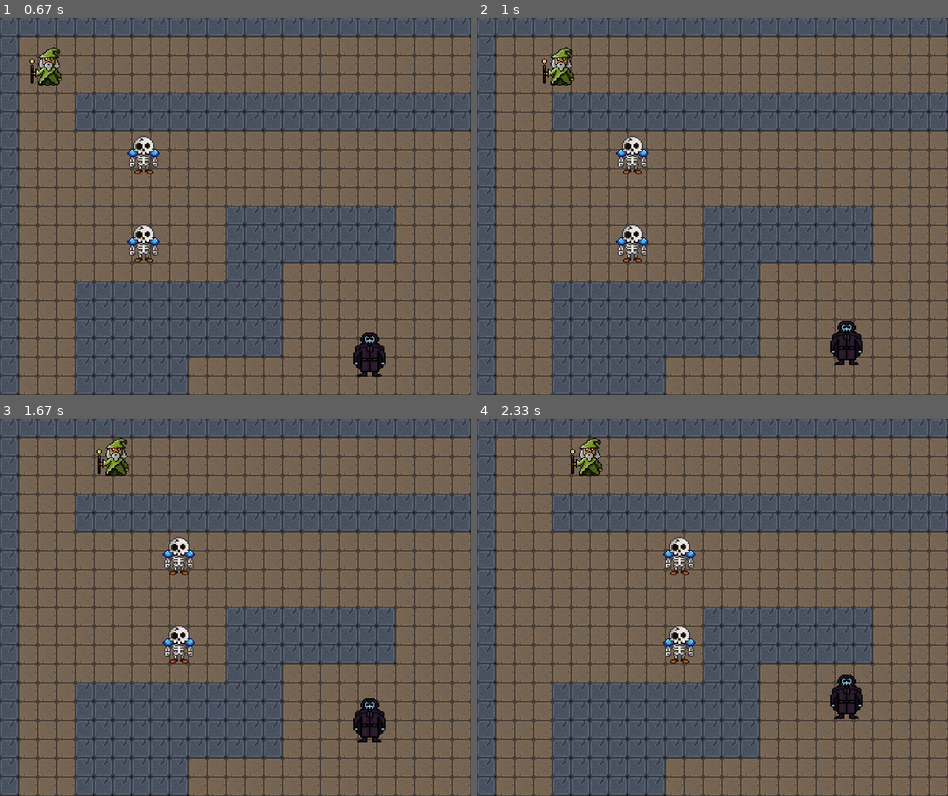
Above: before the commit, frames 1-4 (two rows, left to right).
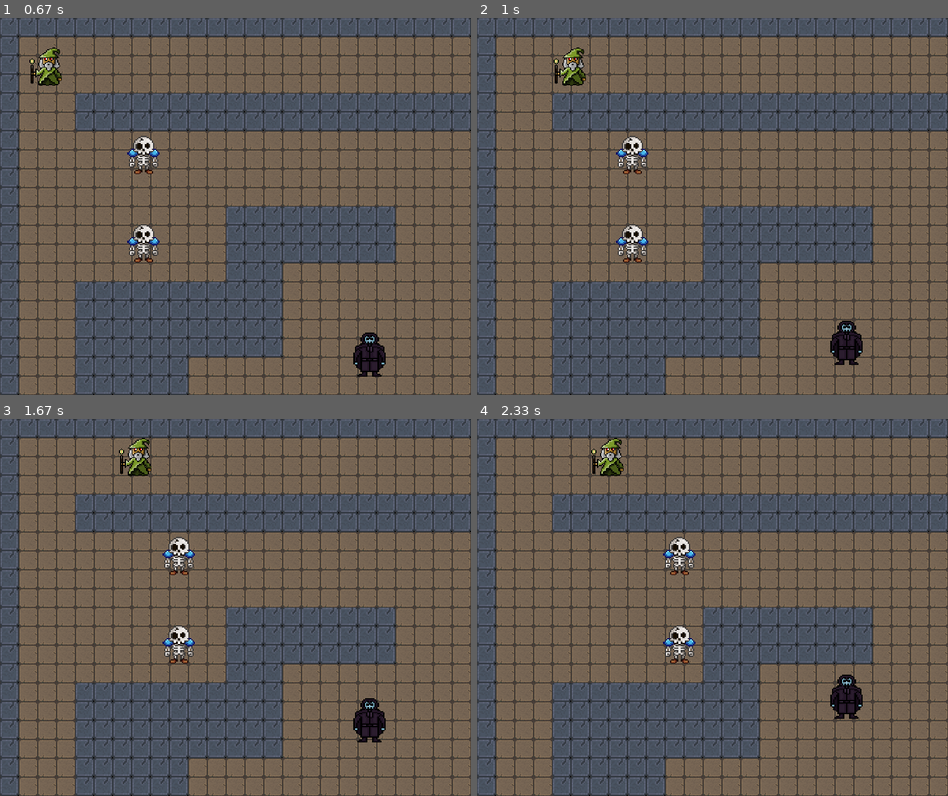
Above: after the commit, the same moments.

Repository: the-akira/PyGameDev
Game: pygame game, started from Exemplos/RPG/main.py
The game is run twice, just before and just after one commit, with the same random seed, the same clock (stepped at 60 frames per second) and the same inputs.
Inputs (mouse positions are in pixels of both pictures, inside the frame that each line leads up to):
- Up to frame 1 (0.67 s): click (235, 187) at 0.38 s
- Up to frame 2 (1 s): hold Right from 0.67 s (still down); move the mouse to (712, 232) at 0.7 s
- Up to frame 3 (1.67 s): release Right at 1.13 s; hold Up 1.17-1.47 s; hold Right from 1.5 s (still down)
- Up to frame 4 (2.33 s): release Right at 1.97 s; hold Left from 2 s (still down)

Frame 1 is identical in both runs. In frame 2, 0.7% of the frame differs, in the area x 13-24%, y 7-18%; in frame 3, 0.8%, in the area x 20-33%, y 5-16%; in frame 4, 0.8%.

Commit message:
Velocidade Personagem Aumentada

Diff:
--- a/Exemplos/RPG/main.py
+++ b/Exemplos/RPG/main.py
@@ -166,7 +166,7 @@
         self.vel = pygame.Vector2((0, 0))
         self.platforms = platforms
         self.last_shot = pygame.time.get_ticks()
-        self.speed = 3.3
+        self.speed = 4.33
 
     def update(self):
         pressed = pygame.key.get_pressed()
